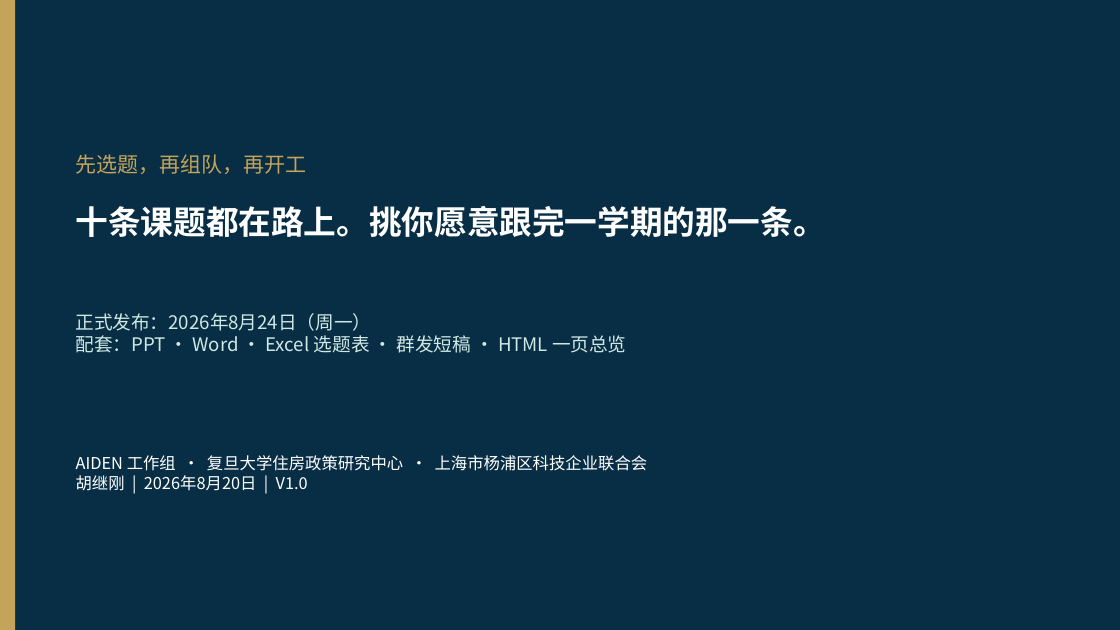
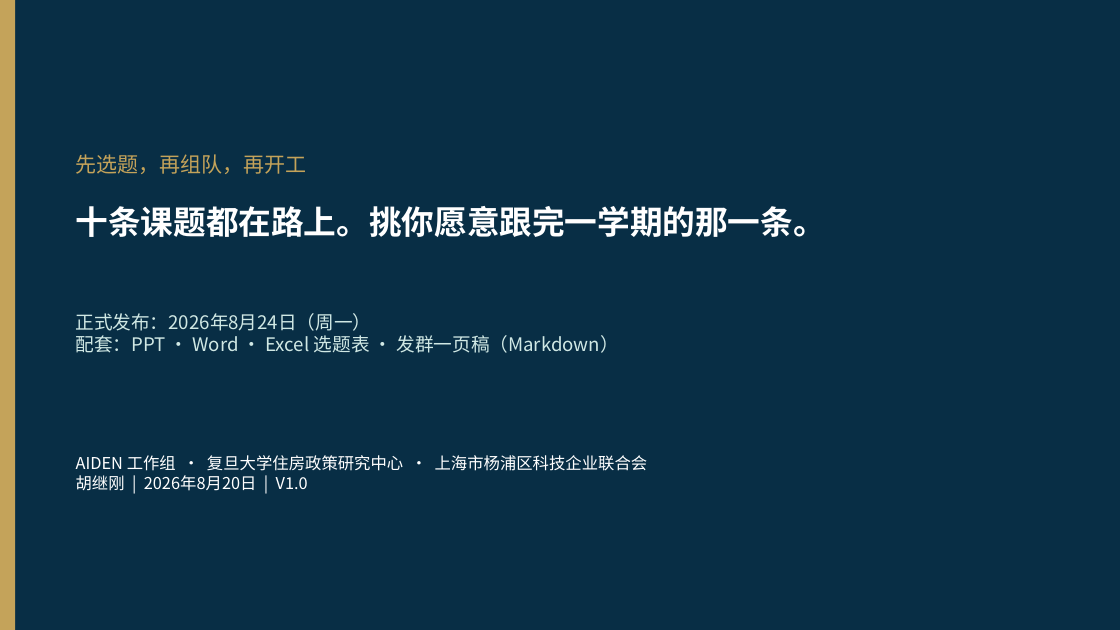
Before and after one commit to hujigang2010-maker/AIDEN, a slide deck: slide 16 of exports/AIDEN_西电产学研课题介绍.pptx. Drawn at 1120x630 pixels with LibreOffice and Linux fonts; fonts in the diff are those of the drawing. Boxes give left, top, right and bottom in pixels: in the first picture for what was removed or moved away, otherwise in the second. Text is boxed around its words. In the diff, an @@ line names an element or a change of style, - is before the commit and + after.

```diff
--- a/exports/AIDEN_西电产学研课题介绍.pptx
+++ b/exports/AIDEN_西电产学研课题介绍.pptx
@@ text at <box>76,335,619,353</box>: text changed @@
-配套：PPT · Word · Excel 选题表 · 群发短稿 · HTML 一页总览
+配套：PPT · Word · Excel 选题表 · 发群一页稿（Markdown）
```
Also in this commit, not shown: 1 other slide changed, 14 other files.
